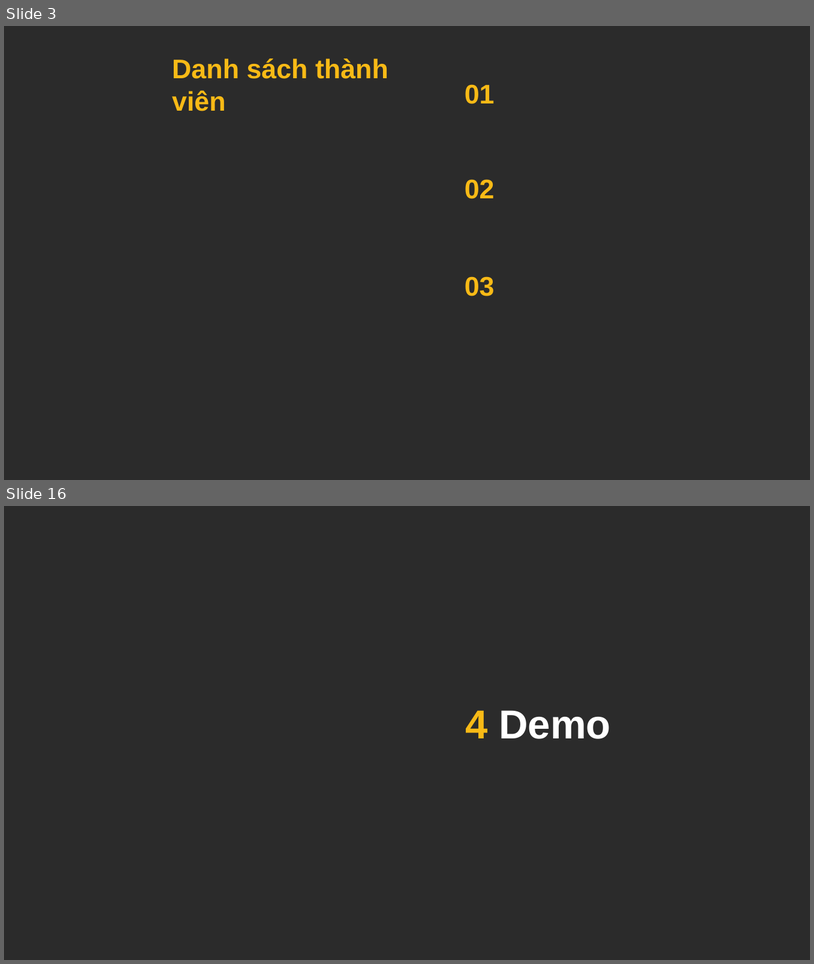
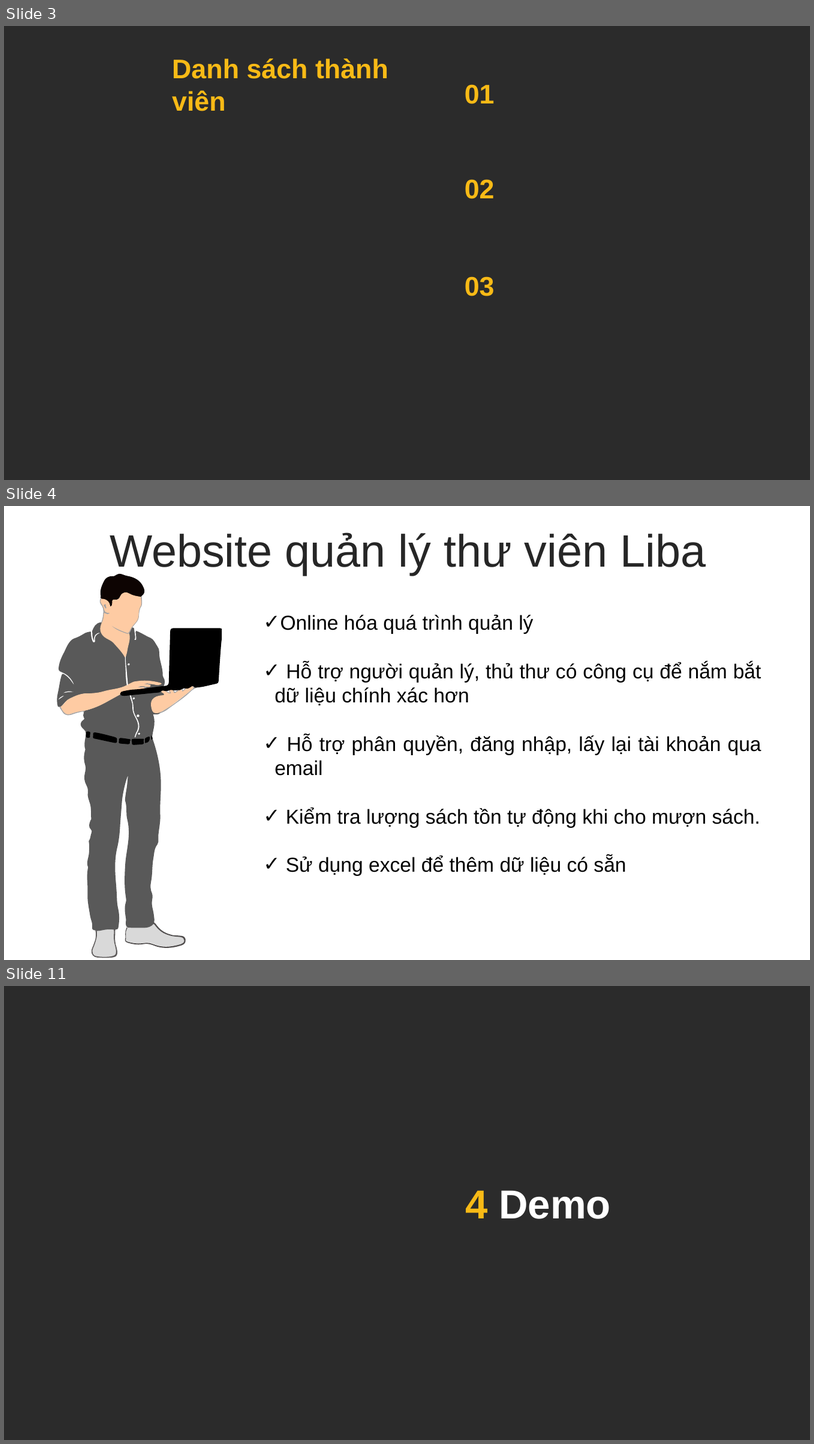
Before and after one commit to maxknowyou/npta, a slide deck: ThuyetTrinhBaoCaoMaNguonMo.pptx. Shown one above the other, each under a label of ours: slides 3 and 16 before the commit, slides 3, 4 and 11 after it; the slides between them are not shown. The pictures are 814x964 and 814x1444 pixels, drawn with LibreOffice and Linux fonts; fonts in the diff are those of the drawing; background and template pictures are left out; a plain dark background stands for a picture behind light text. Boxes give left, top, right and bottom in pixels: in the first picture for what was removed or moved away, otherwise in the second. Text is boxed around its words. In the diff, an @@ line names an element or a change of style, - is before the commit and + after.

```diff
--- a/ThuyetTrinhBaoCaoMaNguonMo.pptx
+++ b/ThuyetTrinhBaoCaoMaNguonMo.pptx
@@ slide 4 added at [4, 506, 810, 960], background #FFFFFF @@
@@ text added at [110, 532, 706, 575], 54 pt, text #262626 @@
+Website quản lý thư viên Liba
@@ group added at [54, 571, 224, 960]: 17 freeform shapes @@
@@ text added at [275, 615, 762, 876], 24 pt, text #000000 @@
+✓ Online hóa quá trình quản lý
+✓ Hỗ trợ người quản lý, thủ thư có công cụ để nắm bắt dữ liệu chính xác hơn
+✓ Hỗ trợ phân quyền, đăng nhập, lấy lại tài khoản qua email
+✓ Kiểm tra lượng sách tồn tự động khi cho mượn sách.
+✓ Sử dụng excel để thêm dữ liệu có sẵn
@@ what was slide 16 is now slide 11 @@
```
Also in this commit, not shown: 2 slides changed, 6 other slides added, 12 slides removed.
